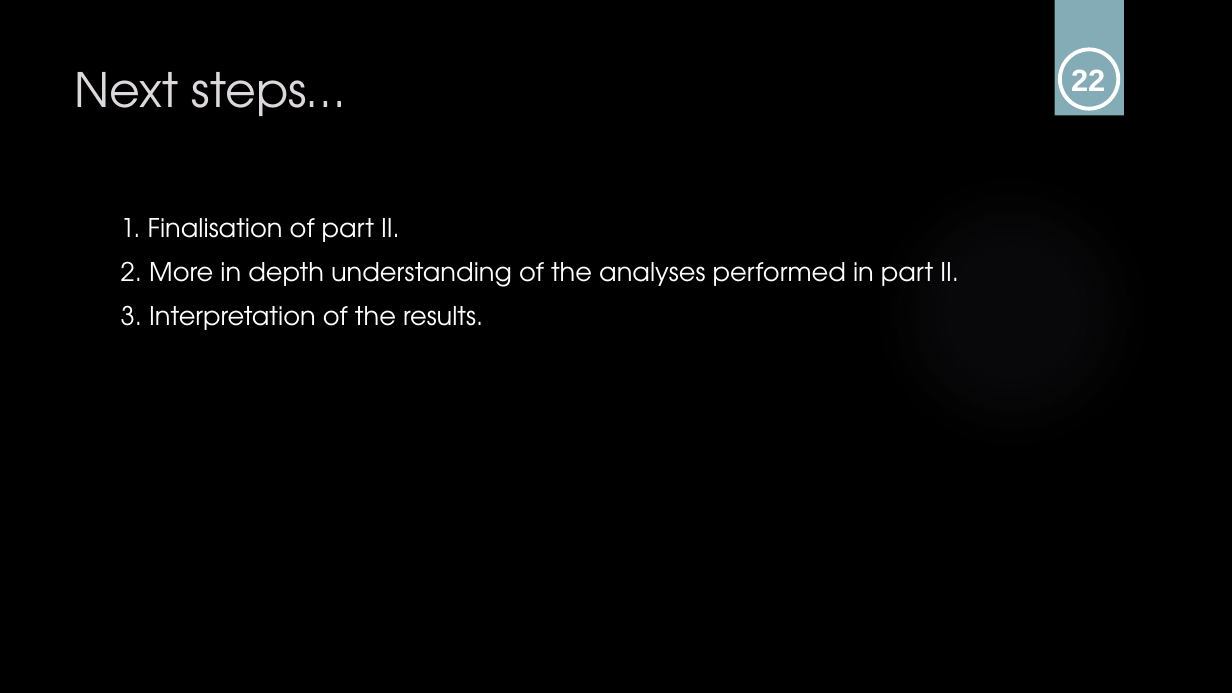
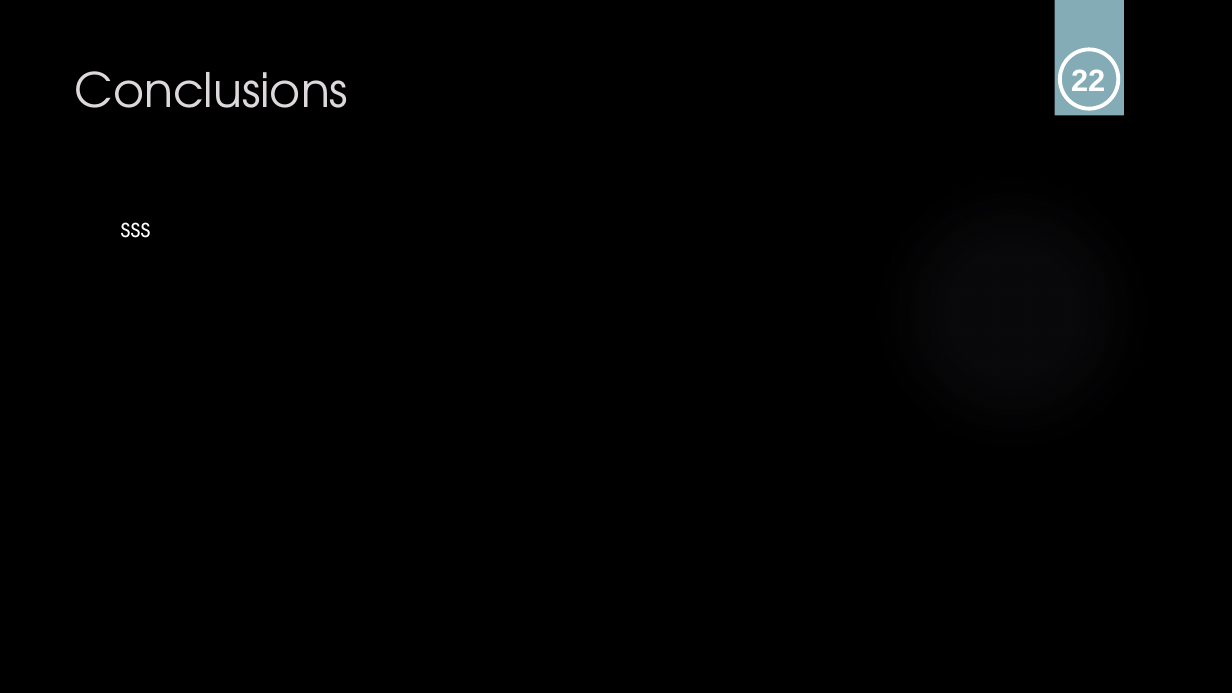
Before and after one commit to sabdeolive/Sabrina_BMS_Bachelor-Internship, a slide deck: slide 24 of Final Presentation.pptx (slide 38 before the commit). Drawn at 1232x693 pixels with LibreOffice and Linux fonts; fonts in the diff are those of the drawing; background and template pictures are left out. Boxes give left, top, right and bottom in pixels: in the first picture for what was removed or moved away, otherwise in the second. Text is boxed around its words. In the diff, an @@ line names an element or a change of style, - is before the commit and + after.

```diff
--- a/Final Presentation.pptx
+++ b/Final Presentation.pptx
@@ title at <box>75,71,349,108</box>: text changed @@
-Next steps…
+Conclusions
@@ text at <box>121,222,151,238</box>: text changed @@
-1. Finalisation of part II.
-2. More in depth understanding of the analyses performed in part II.
-3. Interpretation of the results.
+sss
```
Also in this commit, not shown: 6 other slides changed, 3 slides added, 17 slides removed.
